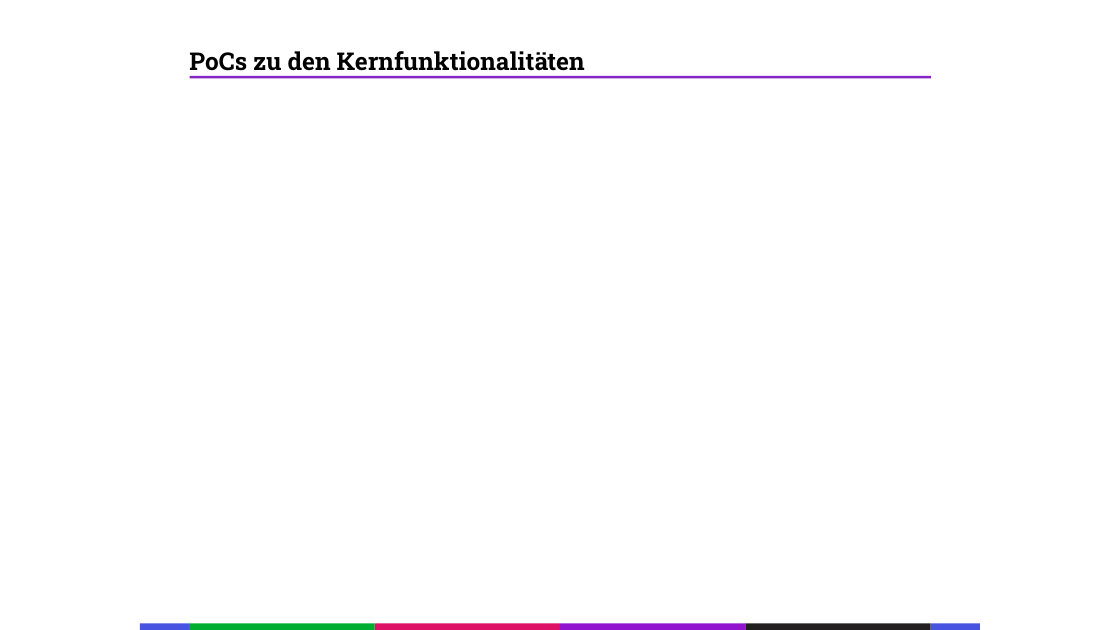
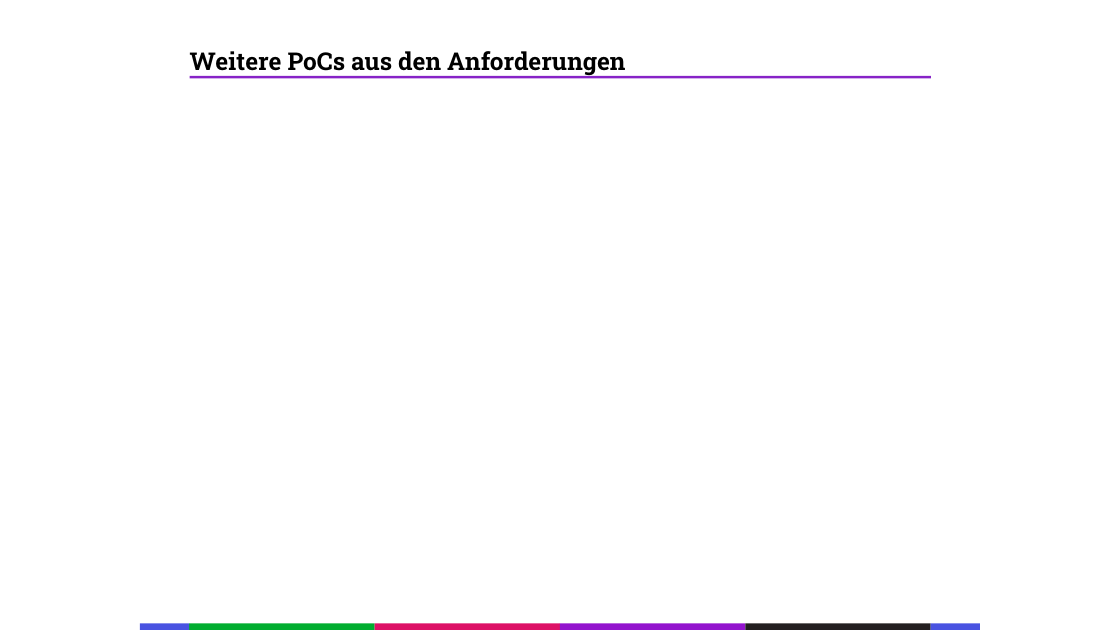
Before and after one commit to Splashpixx/EPW2122ChouliarasBurgdorfWolf, a slide deck: slide 14 of Audits/WS2122_ChouliarasBurgdorfWolf_Audit2.pptx (slide 15 before the commit). Drawn at 1120x630 pixels with LibreOffice and Linux fonts; fonts in the diff are those of the drawing. Boxes give left, top, right and bottom in pixels: in the first picture for what was removed or moved away, otherwise in the second. Text is boxed around its words. In the diff, an @@ line names an element or a change of style, - is before the commit and + after.

```diff
--- a/Audits/WS2122_ChouliarasBurgdorfWolf_Audit2.pptx
+++ b/Audits/WS2122_ChouliarasBurgdorfWolf_Audit2.pptx
@@ text at box(190, 51, 625, 76): text changed @@
-PoCs zu den Kernfunktionalitäten
+Weitere PoCs aus den Anforderungen
```
Also in this commit, not shown: 2 other slides changed, 4 other files.
